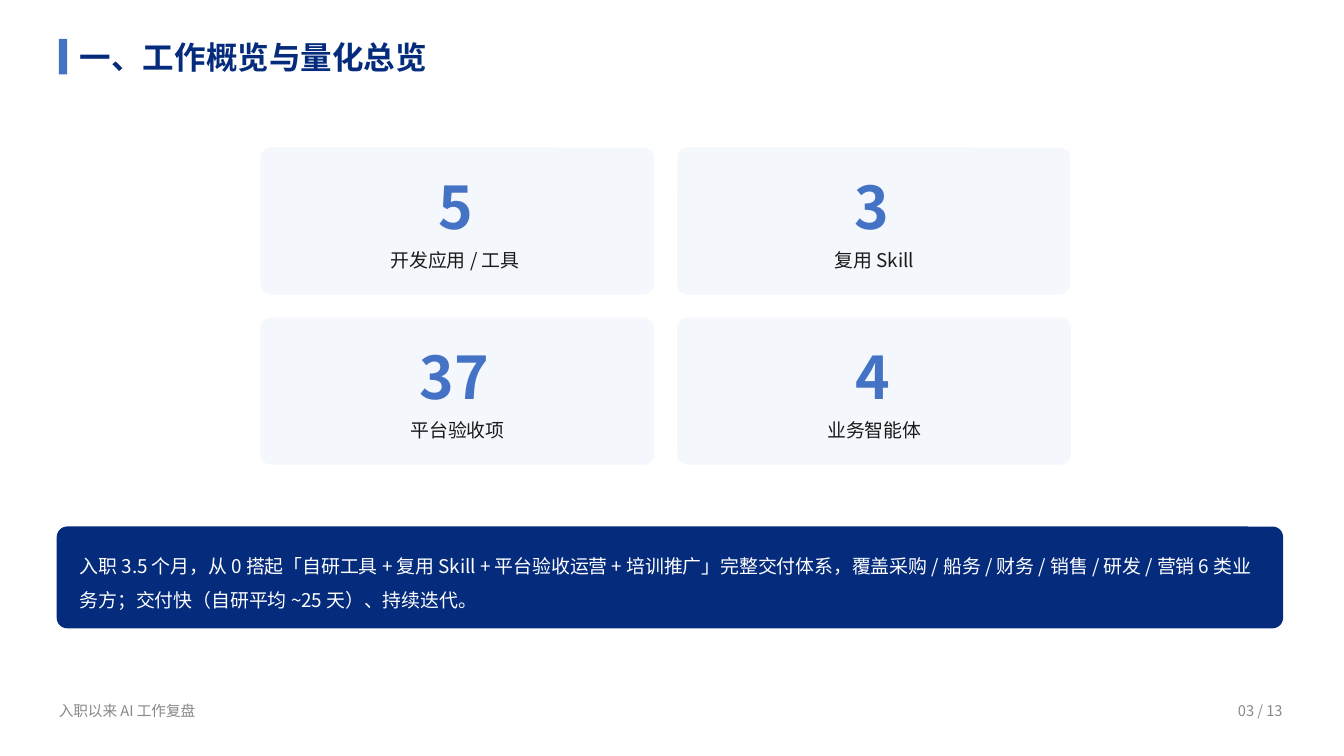
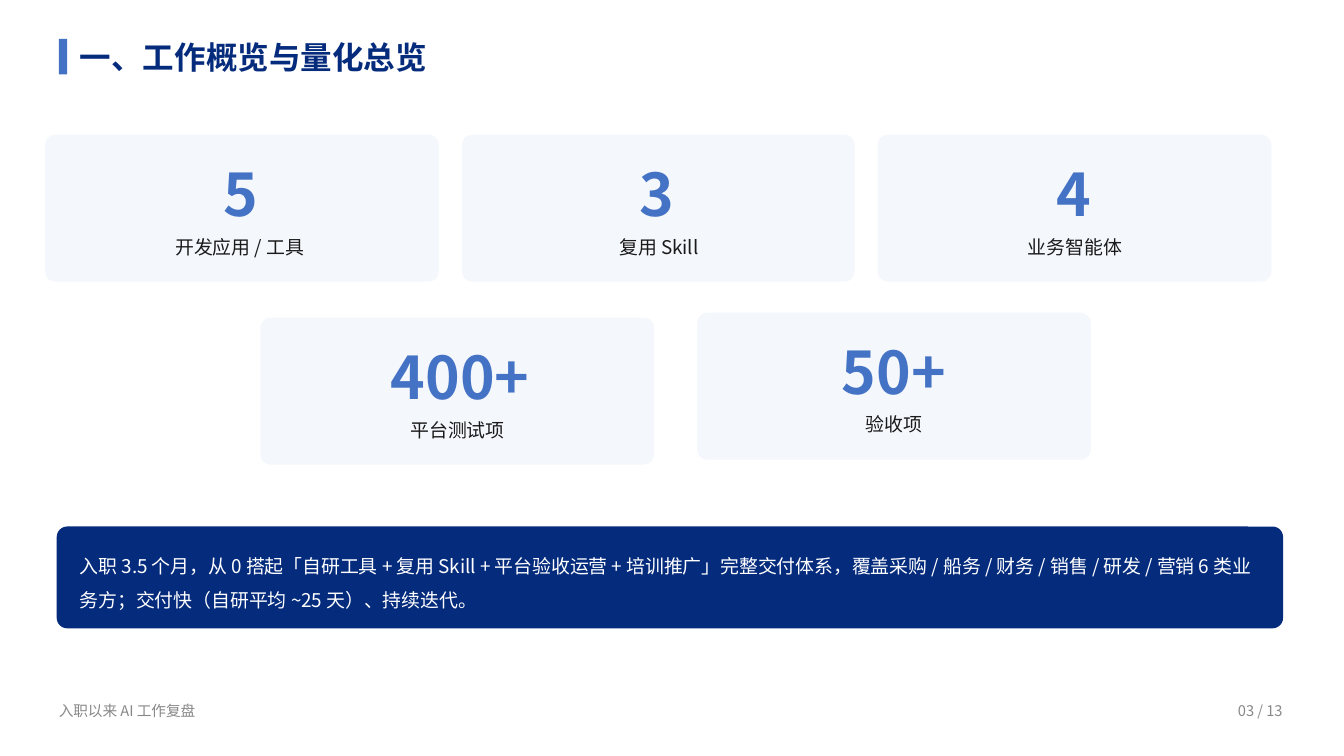
Before and after one commit to liellaaaaa/lw, a slide deck: slide 3 of PPT/入职以来AI工作复盘/入职以来AI工作复盘.pptx. Drawn at 1344x756 pixels with LibreOffice and Linux fonts; fonts in the diff are those of the drawing. Boxes give left, top, right and bottom in pixels: in the first picture for what was removed or moved away, otherwise in the second. Text is boxed around its words. In the diff, an @@ line names an element or a change of style, - is before the commit and + after.

```diff
--- a/PPT/入职以来AI工作复盘/入职以来AI工作复盘.pptx
+++ b/PPT/入职以来AI工作复盘/入职以来AI工作复盘.pptx
@@ 4 texts, 2 rounded rectangles: place and size @@
-4 texts, 2 rounded rectangles at (260, 147, 1071, 294)
+4 texts, 2 rounded rectangles at (45, 135, 855, 282)
@@ rounded rectangle: place and size @@
-rounded rectangle at (678, 318, 1072, 465)
+rounded rectangle at (878, 135, 1272, 282)
@@ text "4": place and size @@
-text "4" at (856, 355, 891, 399)
+text "4" at (1056, 172, 1091, 216)
@@ text "业务智能体": place and size @@
-text "业务智能体" at (827, 421, 921, 439)
+text "业务智能体" at (1028, 238, 1122, 256)
@@ rounded rectangle added at (698, 313, 1092, 460), fill #F4F7FC @@
@@ text at (391, 354, 530, 400): text changed @@
-37
+400+
@@ text added at (842, 349, 946, 395), 42 pt, text #4472C4, bold @@
+50+
@@ text added at (866, 415, 922, 433), 13.5 pt, text #1A1A1A @@
+验收项
@@ text at (411, 421, 505, 439): text changed @@
-平台验收项
+平台测试项
```
Also in this commit, not shown: 3 other slides changed.
